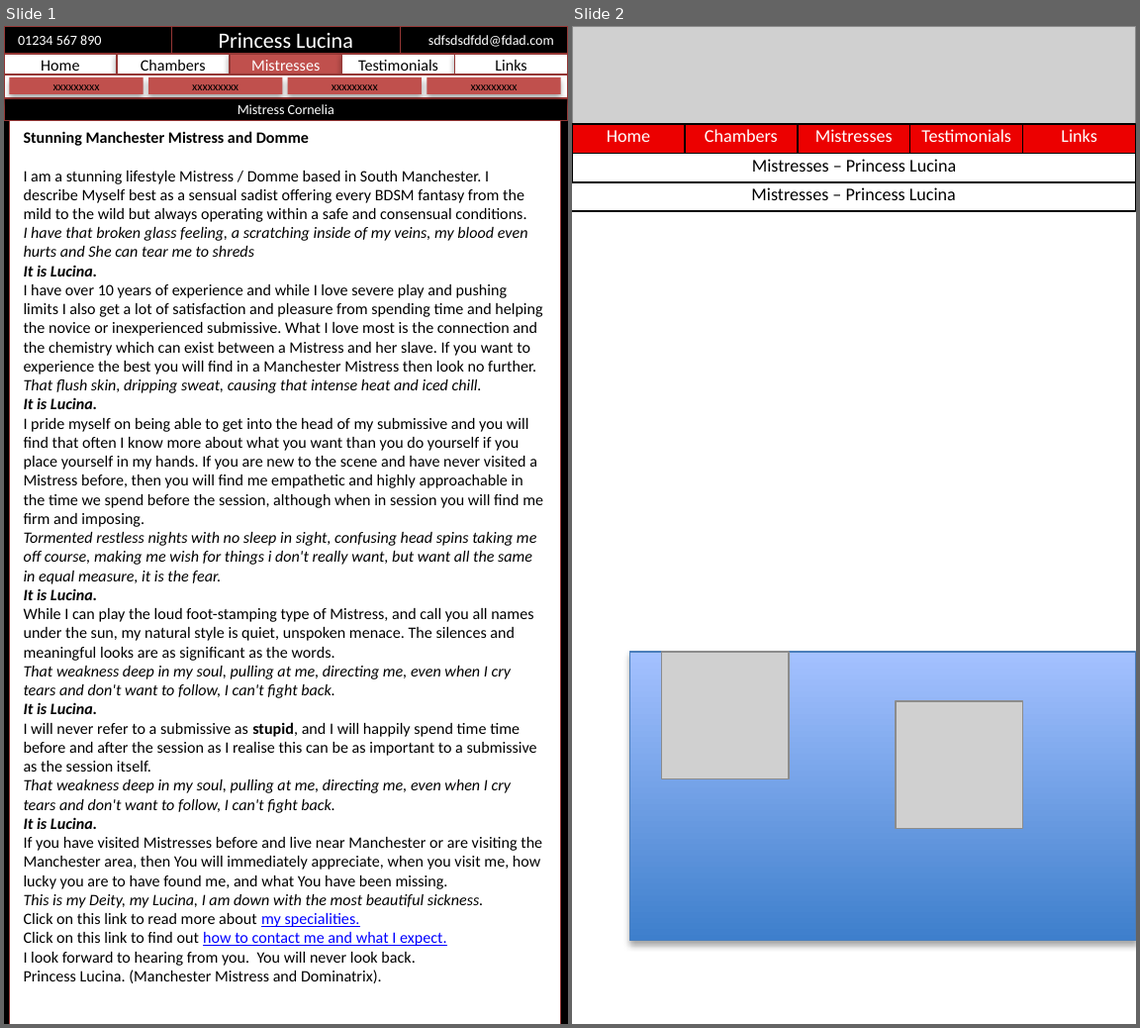
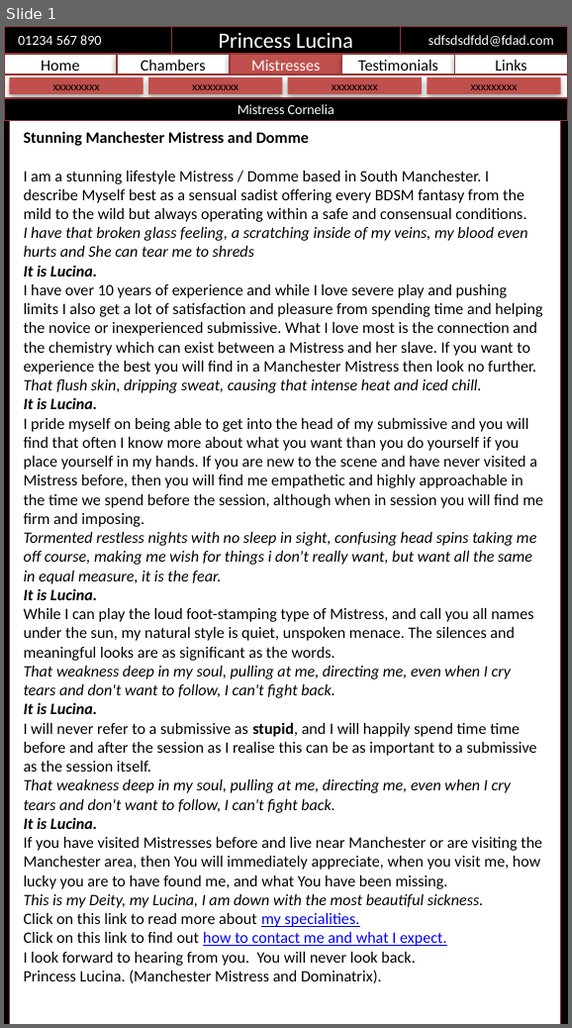
Before and after one commit to sevire/old-j2ee-projects-01, a slide deck: lda-v03/trunk/documents/MockUps.pptx. Shown side by side, each under a label of ours: slides 1 and 2 before the commit, slide 1 after it. The pictures are 1140x1028 and 572x1028 pixels, drawn with LibreOffice and Linux fonts; fonts in the diff are those of the drawing; grey boxes stand for pictures. Boxes give left, top, right and bottom in pixels: in the first picture for what was removed or moved away, otherwise in the second. Text is boxed around its words. In the diff, an @@ line names an element or a change of style, - is before the commit and + after.

```diff
--- a/lda-v03/trunk/documents/MockUps.pptx
+++ b/lda-v03/trunk/documents/MockUps.pptx
@@ slide 2 removed at bbox=[572, 26, 1136, 1024], background #FFFFFF @@
@@ picture removed at bbox=[572, 26, 1136, 125] @@
@@ rectangle removed at bbox=[572, 125, 685, 154] @@
-Home
@@ rectangle removed at bbox=[685, 125, 799, 154] @@
-Chambers
@@ rectangle removed at bbox=[797, 125, 910, 154] @@
-Mistresses
@@ rectangle removed at bbox=[910, 125, 1023, 154] @@
-Testimonials
@@ rectangle removed at bbox=[1023, 125, 1136, 154] @@
-Links
@@ rectangle removed at bbox=[572, 154, 1136, 182] @@
-Mistresses – Princess Lucina
@@ rectangle removed at bbox=[572, 182, 1136, 211] @@
-Mistresses – Princess Lucina
@@ rectangle removed at bbox=[630, 652, 1136, 941] @@
@@ picture removed at bbox=[661, 652, 788, 779] @@
@@ picture removed at bbox=[896, 702, 1023, 830] @@
```
Also in this commit, not shown: 2 slides added, 27 other files.
